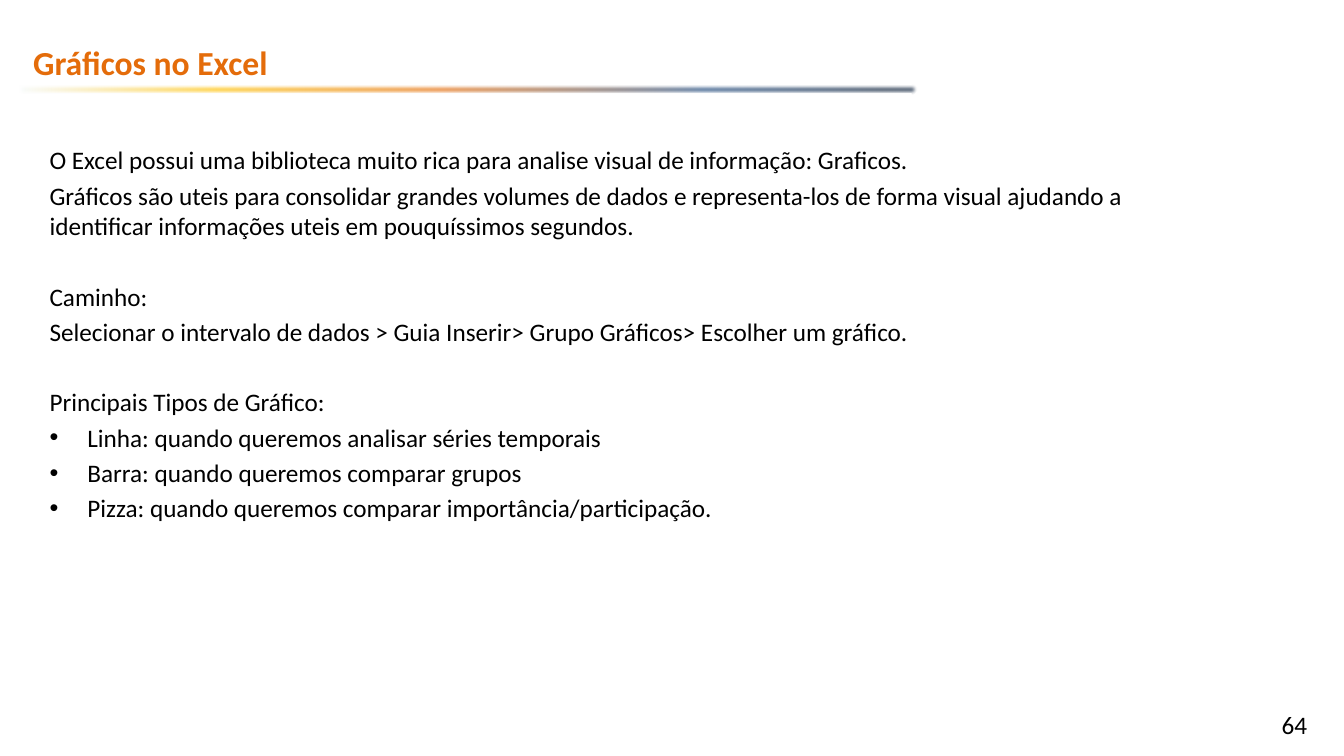
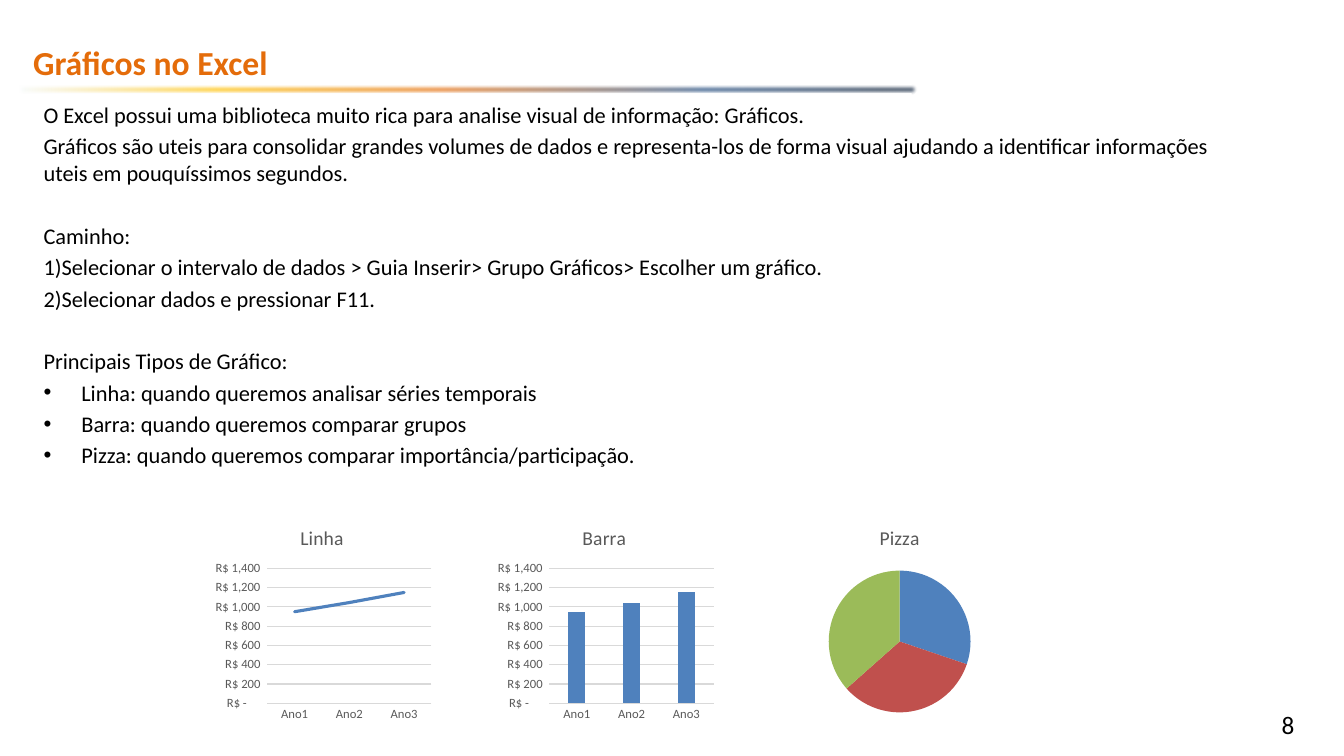
Before and after one commit to emerson-fenrir/Excel_Basico, a slide deck: slide 8 of Professor/Aula3.pptx (slide 64 before the commit). Drawn at 1344x756 pixels with LibreOffice and Linux fonts; fonts in the diff are those of the drawing; background and template pictures are left out. Boxes give left, top, right and bottom in pixels: in the first picture for what was removed or moved away, otherwise in the second. Text is boxed around its words. In the diff, an @@ line names an element or a change of style, - is before the commit and + after.

```diff
--- a/Professor/Aula3.pptx
+++ b/Professor/Aula3.pptx
@@ text "O Excel possui uma biblioteca ...": place and size @@
-text "O Excel possui uma biblioteca ..." at <box>50,151,1121,522</box>
+text "O Excel possui uma biblioteca ..." at <box>44,107,1207,467</box>
@@ text at <box>44,107,804,127</box>: text changed; size 18 to 16 pt @@
-O Excel possui uma biblioteca muito rica para analise visual de informação: Graficos.
+O Excel possui uma biblioteca muito rica para analise visual de informação: Gráficos.
@@ text at <box>44,138,1207,467</box>: size 18 to 16 pt in "Gráficos são uteis para consolidar grandes volumes ...", "Caminho:", "Principais Tipos de Gráfico:", "Linha: quando queremos analisar séries temporais" and 2 more places @@
@@ text at <box>44,259,822,311</box>: text changed; size 18 to 16 pt @@
-Selecionar o intervalo de dados > Guia Inserir> Grupo Gráficos> Escolher um gráfico.
+1)Selecionar o intervalo de dados > Guia Inserir> Grupo Gráficos> Escolher um gráfico.
+2)Selecionar dados e pressionar F11.
@@ line chart added at <box>209,511,437,727</box> @@
+title "Linha "
+categories: Ano1, Ano2, Ano3
+Series 1: 950, 1040, 1150
@@ column chart added at <box>491,511,719,727</box> @@
+title "Barra "
+categories: Ano1, Ano2, Ano3
+Series 1: 950, 1040, 1150
@@ pie chart added at <box>786,511,1014,727</box> @@
+title "Pizza "
+categories: 1, 2, 3
+Series 1: 30, 33, 37
@@ page number at <box>1282,716,1295,734</box>: text changed @@
-64
+8
```
Also in this commit, not shown: 6 other slides changed, 63 slides removed, 1 other file.
